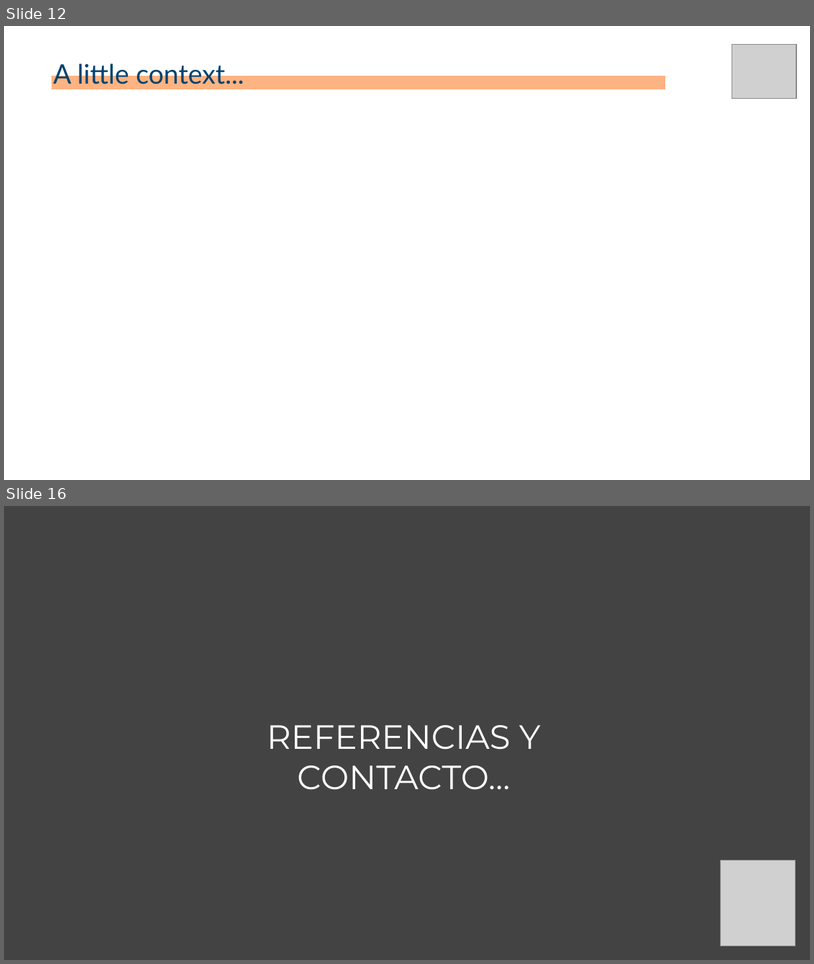
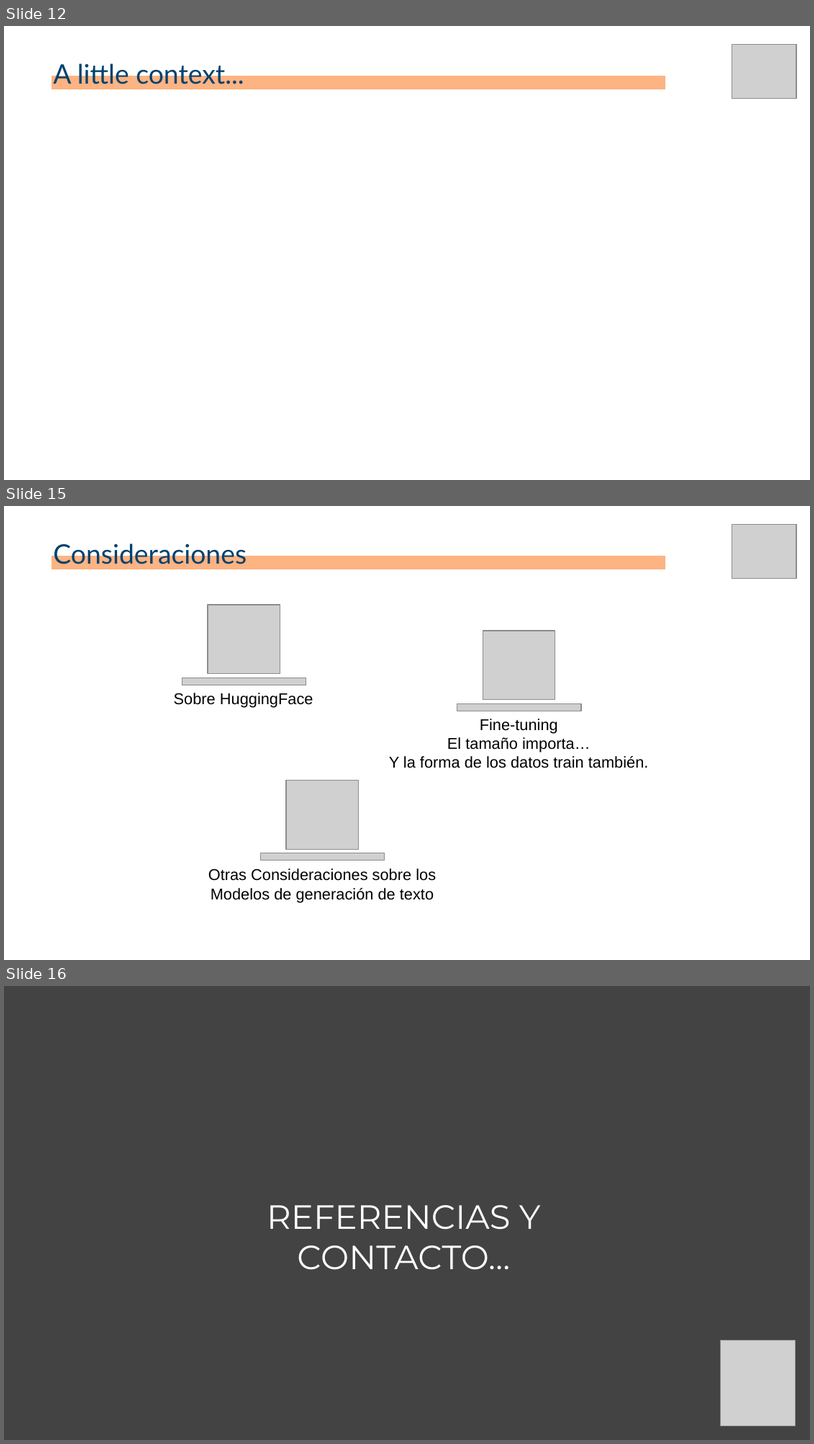
Before and after one commit to josuemzx/Chatbot-para-refugiados, a slide deck: doc/Template_ppt_sesion_Chatbot_para_refugiados.pptx. Shown one above the other, each under a label of ours: slides 12 and 16 before the commit, slides 12, 15 and 16 after it; the slides between them are not shown. The pictures are 814x964 and 814x1444 pixels, drawn with LibreOffice and Linux fonts; fonts in the diff are those of the drawing; grey boxes stand for pictures. Boxes give left, top, right and bottom in pixels: in the first picture for what was removed or moved away, otherwise in the second. Text is boxed around its words. In the diff, an @@ line names an element or a change of style, - is before the commit and + after.

Commit message:
Update Template_ppt_sesion_Chatbot_para_refugiados.pptx
Incluyo DRAFT de diapositivas "Próximos pasos y Consideraciones" y comentarios. Pendiente de revisar imágenes, speech y foto,

```diff
--- a/doc/Template_ppt_sesion_Chatbot_para_refugiados.pptx
+++ b/doc/Template_ppt_sesion_Chatbot_para_refugiados.pptx
@@ slide 15 added at (4,506,810,960), background #FFFFFF @@
@@ picture added at (732,525,797,579) @@
@@ text added at (53,541,247,564), 24 pt, text #00426E @@
+Consideraciones
@@ line added from (52, 562) to (666, 562), #FEB382 12 pt @@
@@ picture added at (208,605,280,673) @@
@@ picture added at (483,631,556,700) @@
@@ picture added at (183,678,306,685) @@
@@ text added at (174,692,314,708), 14 pt, text #000000 @@
+Sobre HuggingFace
@@ text added at (389,718,649,768), 14 pt, text #000000 @@
+Fine-tuning
+El tamaño importa…
+Y la forma de los datos train también.
@@ picture added at (457,703,581,710) @@
@@ picture added at (286,780,359,849) @@
@@ text added at (208,868,436,902), 14 pt, text #000000 @@
+Otras Consideraciones sobre los
+Modelos de generación de texto
@@ picture added at (260,853,385,860) @@
```
Also in this commit, not shown: 1 slide changed, 1 other slide added, 3 slides removed.
